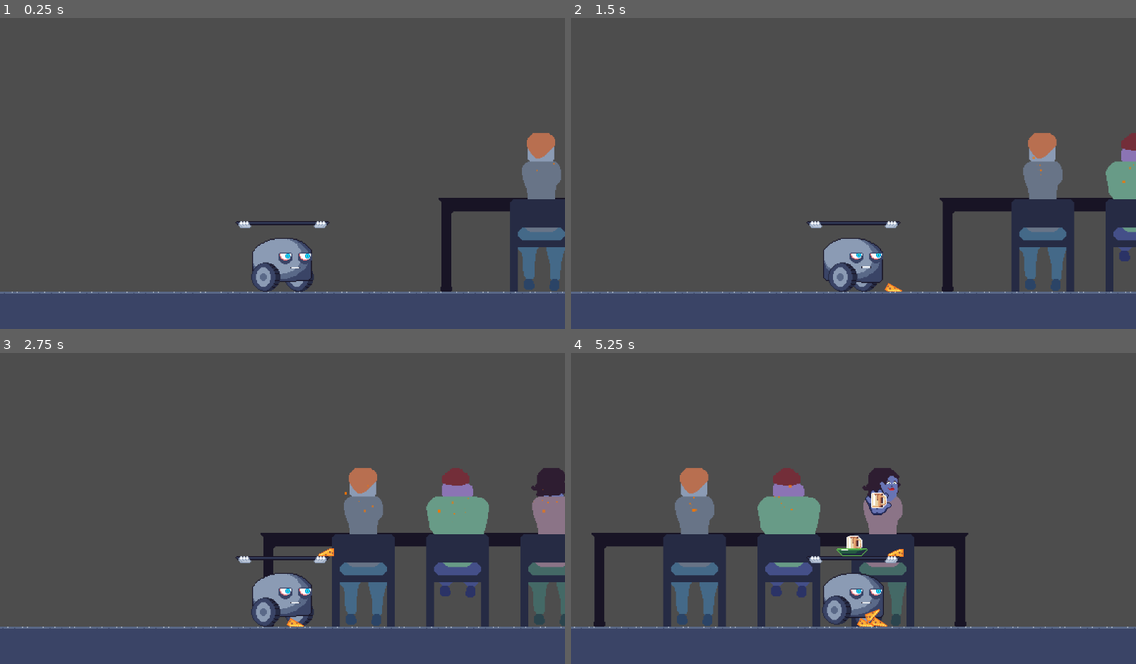
Above: before the commit, frames 1-4 (two rows, left to right).
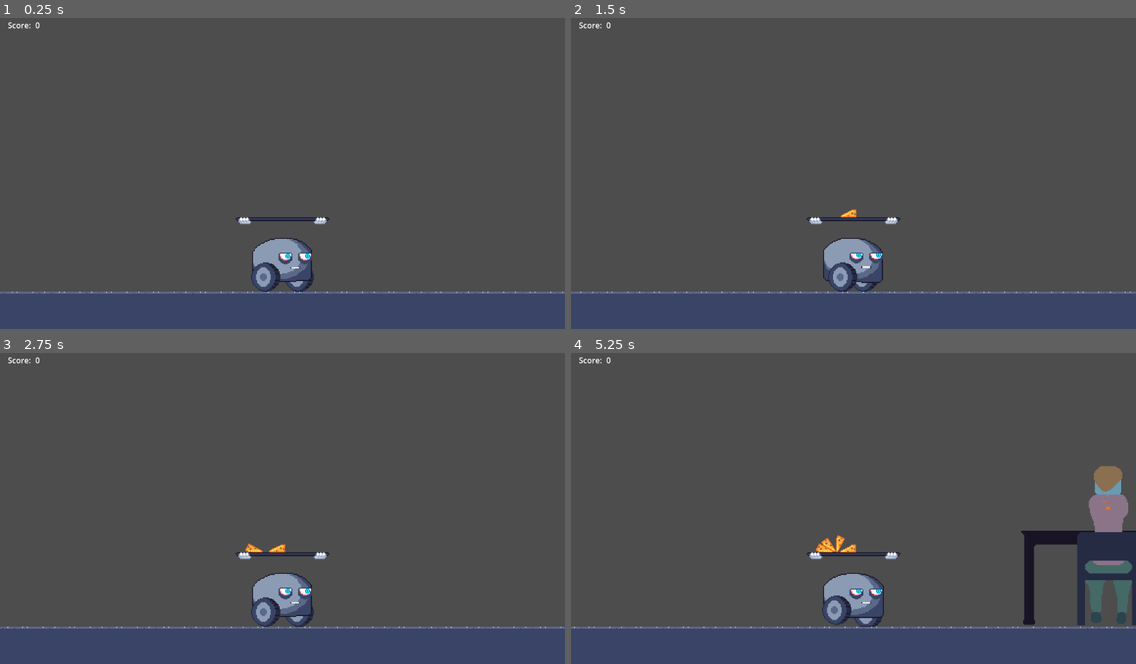
Above: after the commit, the same moments.

Repository: qntnt/alt_ctrl_jam
Game: Godot game, scene res://game_scene.tscn
Two runs of this game, one before a commit and one after it. Both use one fixed random seed, a clock stepped at 60 frames per second and the inputs below.
Inputs (mouse positions are in pixels of both pictures, inside the frame that each line leads up to):
- Up to frame 1 (0.25 s): no input
- Up to frame 2 (1.5 s): tap Enter at 0.5 s; move the mouse to (977, 154) at 0.52 s; hold Space (big_button) 0.53-1.25 s; click (977, 154) at 0.67 s; drag from (740, 185) to (1051, 291) at 1.27 s
- Up to frame 3 (2.75 s): move the mouse to (339, 436) at 2.02 s; hold Space (big_button) from 2.03 s (still down); click (339, 436) at 2.17 s
- Up to frame 4 (5.25 s): release Space (big_button) at 2.75 s; drag from (825, 567) to (1017, 626) at 2.77 s; move the mouse to (1023, 552) at 3.52 s; hold Space (big_button) 3.53-4.25 s; click (1023, 552) at 3.67 s; drag from (684, 458) to (876, 626) at 4.27 s; move the mouse to (881, 505) at 5.02 s; hold Space (big_button) from 5.03 s (still down); click (881, 505) at 5.17 s

The runs differ from the first frame. In frame 1, 4.9% of the frame differs, in the area x 1-100%, y 1-88%; in frame 2, 7.6%; in frame 3, 12%; in frame 4, 18%.

Commit message:
Set up game sections

Diff:
--- a/game_scene.gd
+++ b/game_scene.gd
@@ -2,7 +2,7 @@
 extends Node2D
 
 var score := int(0)
-@onready var score_display := $ScoreDisplay as Label
+@onready var score_display := $CanvasLayer/MarginContainer/HBoxContainer/VBoxContainer/HBoxContainer/Score as Label
 
 func _on_bucket_item_catch() -> void:
 	score += 1
--- a/game_scene.tscn
+++ b/game_scene.tscn
@@ -1,10 +1,8 @@
-[gd_scene load_steps=7 format=3 uid="uid://d2ty70dw7r0c3"]
+[gd_scene load_steps=5 format=3 uid="uid://d2ty70dw7r0c3"]
 
-[ext_resource type="PackedScene" uid="uid://cxwycg2mqpk4x" path="res://nodes/robot.tscn" id="1_bimp3"]
+[ext_resource type="PackedScene" uid="uid://cxwycg2mqpk4x" path="res://nodes/robot/robot.tscn" id="1_bimp3"]
 [ext_resource type="Script" path="res://game_scene.gd" id="1_r4g1l"]
 [ext_resource type="Texture2D" uid="uid://dha252vifu5g2" path="res://sprites/floor/floor.png" id="7_cc41g"]
-[ext_resource type="PackedScene" uid="uid://bixdt83d7rfg7" path="res://nodes/table.tscn" id="7_fg6p4"]
-[ext_resource type="PackedScene" uid="uid://cymuj54rtm5ua" path="res://nodes/bucket.tscn" id="9_68ip7"]
 
 [sub_resource type="WorldBoundaryShape2D" id="WorldBoundaryShape2D_kqn6a"]
 
@@ -13,14 +11,13 @@
 script = ExtResource("1_r4g1l")
 
 [node name="Floor" type="StaticBody2D" parent="."]
-collision_layer = 3
-collision_mask = 3
+collision_mask = 15
 
 [node name="CollisionShape2D" type="CollisionShape2D" parent="Floor"]
 shape = SubResource("WorldBoundaryShape2D_kqn6a")
 
 [node name="Robot" parent="." instance=ExtResource("1_bimp3")]
-position = Vector2(0, -29)
+position = Vector2(0, -2)
 platform_on_leave = 2
 
 [node name="Parallax2D" type="Parallax2D" parent="."]
@@ -32,19 +29,32 @@
 offset_bottom = 40.0
 texture = ExtResource("7_cc41g")
 
-[node name="Bucket" parent="." instance=ExtResource("9_68ip7")]
-position = Vector2(1530, -4)
+[node name="CanvasLayer" type="CanvasLayer" parent="."]
 
-[node name="ScoreDisplay" type="Label" parent="."]
-offset_left = 1506.0
-offset_top = 6.0
-offset_right = 1555.0
-offset_bottom = 29.0
+[node name="MarginContainer" type="MarginContainer" parent="CanvasLayer"]
+anchors_preset = 15
+anchor_right = 1.0
+anchor_bottom = 1.0
+grow_horizontal = 2
+grow_vertical = 2
+theme_override_constants/margin_left = 16
+theme_override_constants/margin_top = 16
+theme_override_constants/margin_right = 16
+theme_override_constants/margin_bottom = 6
+
+[node name="HBoxContainer" type="HBoxContainer" parent="CanvasLayer/MarginContainer"]
+layout_mode = 2
+
+[node name="VBoxContainer" type="VBoxContainer" parent="CanvasLayer/MarginContainer/HBoxContainer"]
+layout_mode = 2
+
+[node name="HBoxContainer" type="HBoxContainer" parent="CanvasLayer/MarginContainer/HBoxContainer/VBoxContainer"]
+layout_mode = 2
+
+[node name="ScoreLabel" type="Label" parent="CanvasLayer/MarginContainer/HBoxContainer/VBoxContainer/HBoxContainer"]
+layout_mode = 2
+text = "Score: "
+
+[node name="Score" type="Label" parent="CanvasLayer/MarginContainer/HBoxContainer/VBoxContainer/HBoxContainer"]
+layout_mode = 2
 text = "0"
-horizontal_alignment = 1
-
-[node name="Table" parent="." instance=ExtResource("7_fg6p4")]
-position = Vector2(210, 0)
-
-[connection signal="item_catch" from="Bucket" to="." method="_on_bucket_item_catch"]
-[connection signal="item_lost" from="Bucket" to="." method="_on_bucket_item_lost"]
--- a/nodes/bucket.gd
+++ /dev/null
@@ -1,11 +0,0 @@
-extends StaticBody2D
-
-signal item_catch
-signal item_lost
-
-
-func _on_interior_body_entered(body: Node2D) -> void:
-	item_catch.emit()
-
-func _on_interior_body_exited(body: Node2D) -> void:
-	item_lost.emit()
--- /dev/null
+++ b/nodes/bucket/bucket.gd
@@ -0,0 +1,34 @@
+extends StaticBody2D
+
+signal item_catch(item: Node2D)
+signal item_lost(item: Node2D)
+
+var counting_down := false
+var count := 5
+var items: Array[Node2D] = []
+
+@onready var countdown_label := $CountdownLabel as Label
+
+func _on_interior_body_entered(body: Node2D) -> void:
+	item_catch.emit(body)
+
+func _on_interior_body_exited(body: Node2D) -> void:
+	item_lost.emit(body)
+
+# Implicit method for robot to forward collision
+func robot_collision(robot: Robot) -> void:
+	_start_countdown()
+
+func _start_countdown() -> void:
+	if counting_down:
+		return
+	counting_down = true
+	await _tick()
+
+func _tick() -> void:
+	if count <= 1:
+		queue_free()
+	countdown_label.text = str(count)
+	await get_tree().create_timer(1.0).timeout
+	count -= 1
+	await _tick()
--- a/nodes/bucket.tscn
+++ b/nodes/bucket/bucket.tscn
@@ -1,6 +1,6 @@
 [gd_scene load_steps=3 format=3 uid="uid://cymuj54rtm5ua"]
 
-[ext_resource type="Script" path="res://nodes/bucket.gd" id="1_5ksk7"]
+[ext_resource type="Script" path="res://nodes/bucket/bucket.gd" id="1_5ksk7"]
 [ext_resource type="Texture2D" uid="uid://iapo66hbu0ph" path="res://sprites/bucket/bucket.png" id="2_xyysp"]
 
 [node name="Bucket" type="StaticBody2D"]
@@ -24,5 +24,19 @@
 position = Vector2(0, -12)
 texture = ExtResource("2_xyysp")
 
+[node name="CountdownLabel" type="Label" parent="."]
+anchors_preset = 8
+anchor_left = 0.5
+anchor_top = 0.5
+anchor_right = 0.5
+anchor_bottom = 0.5
+offset_left = -20.0
+offset_top = -63.0
+offset_right = 20.0
+offset_bottom = -40.0
+grow_horizontal = 2
+grow_vertical = 2
+horizontal_alignment = 1
+
 [connection signal="body_entered" from="interior" to="." method="_on_interior_body_entered"]
 [connection signal="body_exited" from="interior" to="." method="_on_interior_body_exited"]
--- a/nodes/robot.gd
+++ /dev/null
@@ -1,23 +0,0 @@
-class_name Robot
-extends CharacterBody2D
-
-@export var move_acceleration := 1000.0
-@export var move_speed := 100.0
-
-@onready var tray := $Tray as Tray
-@onready var music_player := $MusicPlayer as AudioStreamPlayer
-@onready var gravity: Vector2 = ProjectSettings.get_setting("physics/2d/default_gravity_vector") * ProjectSettings.get_setting("physics/2d/default_gravity")
-@onready var animation_player := $Body/AnimationPlayer as AnimationPlayer
-
-func _physics_process(delta: float) -> void:
-	velocity = velocity.move_toward(Vector2.RIGHT * move_speed + gravity, delta * move_acceleration)
-	move_and_slide()
-	music_player.pitch_scale = clampf(
-		move_toward(music_player.pitch_scale, velocity.x / move_speed, delta),
-		0.01,
-		2.0
-	)
-	if get_real_velocity().length() > 10:
-		animation_player.play('walk')
-	else:
-		animation_player.play('idle')
--- a/nodes/item_throw_controller.gd
+++ b/nodes/robot/item_throw_controller.gd
@@ -4,7 +4,7 @@
 @export var shoot_speed:float = 1000.0
 
 @onready var spawn_point := $SpawnPoint as Node2D
-@onready var cheese_scene:PackedScene = preload("res://nodes/cheese.tscn")
+@onready var cheese_scene:PackedScene = preload("res://nodes/items/cheese.tscn")
 
 
 func _on_input_controller_button_pressed() -> void:
--- /dev/null
+++ b/nodes/robot/robot.gd
@@ -0,0 +1,64 @@
+class_name Robot
+extends CharacterBody2D
+
+const sections := {
+	0: preload('res://nodes/sections/table_section.tscn'),
+	1: preload('res://nodes/sections/bucket_section.tscn'),
+}
+
+const section_transitions := {
+	0: [1],
+	1: [0],
+}
+
+@export var move_acceleration := 1000.0
+@export var move_speed := 100.0
+
+@onready var tray := $Tray as Tray
+@onready var music_player := $MusicPlayer as AudioStreamPlayer
+@onready var gravity: Vector2 = ProjectSettings.get_setting("physics/2d/default_gravity_vector") * ProjectSettings.get_setting("physics/2d/default_gravity")
+@onready var animation_player := $Body/AnimationPlayer as AnimationPlayer
+@onready var next_section_spawn_point := $NextSectionSpawnPoint as Node2D
+
+var _next_section_id := 0
+
+func _ready() -> void:
+	_spawn_next_section()
+
+func _spawn_next_section() -> void:
+	var section = sections[_next_section_id].instantiate() as BaseSection
+	NodeLocator.get_game_node().add_child.call_deferred(section)
+	section.global_position = next_section_spawn_point.global_position
+	_next_section_id = section_transitions[_next_section_id].pick_random()
+	section.done.connect(_on_section_done)
+
+func _on_section_done() -> void:
+	_spawn_next_section()
+
+func _physics_process(delta: float) -> void:
+	velocity = velocity.move_toward(Vector2.RIGHT * move_speed + gravity, delta * move_acceleration)
+	move_and_slide()
+	_update_animation()
+	_update_audio(delta)
+	_forward_collisions()
+
+func _forward_collisions() -> void:
+	for collision_id in get_slide_collision_count():
+		var collision = get_slide_collision(collision_id)
+		var collider = collision.get_collider()
+		if collider.has_method('robot_collision'):
+			collider.robot_collision(self)
+
+
+func _update_audio(delta: float) -> void:
+	music_player.pitch_scale = clampf(
+		move_toward(music_player.pitch_scale, velocity.x / move_speed, delta),
+		0.01,
+		2.0
+	)
+
+func _update_animation() -> void:
+	if get_real_velocity().length() > 10:
+		animation_player.play('walk')
+	else:
+		animation_player.play('idle')
--- a/nodes/robot.tscn
+++ b/nodes/robot/robot.tscn
@@ -1,13 +1,13 @@
 [gd_scene load_steps=14 format=3 uid="uid://cxwycg2mqpk4x"]
 
-[ext_resource type="Script" path="res://nodes/robot.gd" id="1_sd8df"]
-[ext_resource type="Script" path="res://nodes/tray.gd" id="3_ke7y6"]
+[ext_resource type="Script" path="res://nodes/robot/robot.gd" id="1_sd8df"]
+[ext_resource type="Script" path="res://nodes/robot/tray.gd" id="3_ke7y6"]
 [ext_resource type="Texture2D" uid="uid://dt7naf5bpnsh1" path="res://sprites/robot/robot_body.png" id="4_0u65a"]
 [ext_resource type="Texture2D" uid="uid://cqm386iyj4u1f" path="res://sprites/robot/tray.png" id="4_behex"]
 [ext_resource type="AudioStream" uid="uid://of18vwprr3eh" path="res://music/Labatro_shortened.wav" id="5_2oyu0"]
-[ext_resource type="Script" path="res://nodes/input_controller.gd" id="6_780db"]
-[ext_resource type="Script" path="res://nodes/gameplay_area.gd" id="7_nuw8w"]
-[ext_resource type="Script" path="res://nodes/item_throw_controller.gd" id="8_5wxah"]
+[ext_resource type="Script" path="res://nodes/robot/input_controller.gd" id="6_780db"]
+[ext_resource type="Script" path="res://nodes/robot/gameplay_area.gd" id="7_nuw8w"]
+[ext_resource type="Script" path="res://nodes/robot/item_throw_controller.gd" id="8_5wxah"]
 
 [sub_resource type="Animation" id="Animation_c5f1u"]
 length = 0.8
@@ -125,6 +125,7 @@
 size = Vector2(1024, 512)
 
 [node name="Robot" type="CharacterBody2D"]
+collision_layer = 8
 collision_mask = 3
 floor_stop_on_slope = false
 floor_constant_speed = true
@@ -133,10 +134,11 @@
 script = ExtResource("1_sd8df")
 
 [node name="Camera2D" type="Camera2D" parent="."]
-position = Vector2(0, -96)
+position = Vector2(0, -124)
 zoom = Vector2(2, 2)
 
 [node name="Body" type="Node2D" parent="."]
+position = Vector2(0, -28)
 
 [node name="AnimationPlayer" type="AnimationPlayer" parent="Body"]
 libraries = {
@@ -150,7 +152,8 @@
 region_rect = Rect2(0, 0, 64, 56)
 
 [node name="Tray" type="CharacterBody2D" parent="."]
-position = Vector2(0, -32)
+position = Vector2(0, -60)
+collision_mask = 9
 motion_mode = 1
 script = ExtResource("3_ke7y6")
 
@@ -163,6 +166,7 @@
 region_rect = Rect2(0, 0, 64, 56)
 
 [node name="CollisionPolygon2D" type="CollisionPolygon2D" parent="."]
+position = Vector2(0, -28)
 polygon = PackedVector2Array(0, 28, 30, 0, 30, -15, 17, -25, 0, -27, -18, -24, -31, -13, -31, 0)
 
 [node name="MusicPlayer" type="AudioStreamPlayer" parent="."]
@@ -175,6 +179,7 @@
 script = ExtResource("6_780db")
 
 [node name="GameplayArea" type="Area2D" parent="."]
+position = Vector2(0, -28)
 script = ExtResource("7_nuw8w")
 
 [node name="CollisionShape2D" type="CollisionShape2D" parent="GameplayArea"]
@@ -183,12 +188,16 @@
 debug_color = Color(0, 0.6, 0.701961, 0)
 
 [node name="ItemThrowController" type="Node2D" parent="." node_paths=PackedStringArray("shoot_target")]
+position = Vector2(0, -28)
 script = ExtResource("8_5wxah")
 shoot_target = NodePath("..")
 shoot_speed = 3000.0
 
 [node name="SpawnPoint" type="Node2D" parent="ItemThrowController"]
-position = Vector2(322, -290)
+position = Vector2(0, -290)
+
+[node name="NextSectionSpawnPoint" type="Node2D" parent="."]
+position = Vector2(600, 0)
 
 [connection signal="button_pressed" from="InputController" to="ItemThrowController" method="_on_input_controller_button_pressed"]
 [connection signal="left_hand_input_changed" from="InputController" to="Tray" method="_on_input_controller_left_hand_input_changed"]
--- a/nodes/tray.gd
+++ b/nodes/robot/tray.gd
@@ -1,7 +1,7 @@
 class_name Tray
 extends CharacterBody2D
 
-const TRAY_Y := -40
+const TRAY_Y := -72
 
 var _target_left_hand_position := Vector2(-24, TRAY_Y)
 var _target_right_hand_position := Vector2(24, TRAY_Y)
--- /dev/null
+++ b/nodes/sections/base_section.gd
@@ -0,0 +1,10 @@
+class_name BaseSection
+extends Area2D
+
+# Right click me, and select "New Inherited Scene"
+
+signal done()
+
+func _on_body_exited(body: Node2D) -> void:
+	if body is Robot:
+		done.emit()
--- /dev/null
+++ b/nodes/sections/base_section.tscn
@@ -0,0 +1,15 @@
+[gd_scene load_steps=3 format=3 uid="uid://d3423fnralqub"]
+
+[ext_resource type="Script" path="res://nodes/sections/base_section.gd" id="1_r4klm"]
+
+[sub_resource type="RectangleShape2D" id="RectangleShape2D_5y1h7"]
+
+[node name="BaseSection" type="Area2D"]
+collision_layer = 16
+collision_mask = 8
+script = ExtResource("1_r4klm")
+
+[node name="CollisionShape2D" type="CollisionShape2D" parent="."]
+shape = SubResource("RectangleShape2D_5y1h7")
+
+[connection signal="body_exited" from="." to="." method="_on_body_exited"]
--- /dev/null
+++ b/nodes/sections/bucket_section.tscn
@@ -0,0 +1,21 @@
+[gd_scene load_steps=4 format=3 uid="uid://bdt0aedejwrjx"]
+
+[ext_resource type="Script" path="res://nodes/sections/base_section.gd" id="1_8672s"]
+[ext_resource type="PackedScene" uid="uid://cymuj54rtm5ua" path="res://nodes/bucket/bucket.tscn" id="2_n2vy2"]
+
+[sub_resource type="RectangleShape2D" id="RectangleShape2D_3lg7k"]
+size = Vector2(160, 160)
+
+[node name="BucketSection" type="Area2D"]
+collision_layer = 16
+collision_mask = 8
+script = ExtResource("1_8672s")
+
+[node name="CollisionShape2D" type="CollisionShape2D" parent="."]
+position = Vector2(0, -80)
+shape = SubResource("RectangleShape2D_3lg7k")
+
+[node name="Bucket" parent="." instance=ExtResource("2_n2vy2")]
+position = Vector2(0, -4)
+
+[connection signal="body_exited" from="." to="." method="_on_body_exited"]
--- /dev/null
+++ b/nodes/sections/table_section.gd
@@ -0,0 +1,14 @@
+extends BaseSection
+
+@onready var collision_shape := $CollisionShape2D as CollisionShape2D
+@onready var shape := collision_shape.shape as RectangleShape2D
+@onready var table := $Table as Table
+
+func _ready() -> void:
+	shape.size = table.shape.size
+	collision_shape.position = table.collision_shape.position
+
+
+func _on_body_exited(body: Node2D) -> void:
+	if body is Robot:
+		done.emit()
--- /dev/null
+++ b/nodes/sections/table_section.tscn
@@ -0,0 +1,18 @@
+[gd_scene load_steps=4 format=3 uid="uid://ey8xwc8x0pb8"]
+
+[ext_resource type="PackedScene" uid="uid://bixdt83d7rfg7" path="res://nodes/table/table.tscn" id="1_80fxr"]
+[ext_resource type="Script" path="res://nodes/sections/table_section.gd" id="1_it2pn"]
+
+[sub_resource type="RectangleShape2D" id="RectangleShape2D_2sage"]
+
+[node name="TableSection" type="Area2D"]
+collision_layer = 16
+collision_mask = 8
+script = ExtResource("1_it2pn")
+
+[node name="CollisionShape2D" type="CollisionShape2D" parent="."]
+shape = SubResource("RectangleShape2D_2sage")
+
+[node name="Table" parent="." instance=ExtResource("1_80fxr")]
+
+[connection signal="body_exited" from="." to="." method="_on_body_exited"]
--- a/nodes/diner.tscn
+++ b/nodes/table/diner.tscn
@@ -1,6 +1,6 @@
 [gd_scene load_steps=12 format=3 uid="uid://b7m2xplvp6l36"]
 
-[ext_resource type="Script" path="res://nodes/diner.gd" id="1_12kp2"]
+[ext_resource type="Script" path="res://nodes/table/diner.gd" id="1_12kp2"]
 [ext_resource type="Texture2D" uid="uid://cvvfexb0608e0" path="res://sprites/diners/head_back_1.png" id="2_hvucl"]
 [ext_resource type="Texture2D" uid="uid://cddq83ex3xeyk" path="res://sprites/diners/legs_1.png" id="3_3rkof"]
 [ext_resource type="Texture2D" uid="uid://rc0rkdaa5e05" path="res://sprites/diners/torso_1.png" id="4_fud08"]
@@ -22,6 +22,7 @@
 [node name="Diner" type="Area2D"]
 z_index = -100
 collision_layer = 0
+collision_mask = 8
 script = ExtResource("1_12kp2")
 
 [node name="CollisionShape2D" type="CollisionShape2D" parent="."]
--- a/nodes/table.gd
+++ b/nodes/table/table.gd
@@ -1,18 +1,25 @@
+class_name Table
 extends Node2D
 
-var diner_scene: PackedScene = preload("res://nodes/diner.tscn")
+var diner_scene: PackedScene = preload("res://nodes/table/diner.tscn")
 
-@export var min_diners := 1
-@export var max_diners := 10
+@export var min_diners := 4
+@export var max_diners := 15
 @export var size_distribution := Curve.new()
 @export var x_separation := 48
 
 @onready var diner_count := _rand_size()
 @onready var nine_patch_rect := $NinePatchRect as NinePatchRect
+@onready var collision_shape := $CollisionShape2D as CollisionShape2D
+@onready var shape := collision_shape.shape as RectangleShape2D
 
 func _ready() -> void:
-	var x_offset = nine_patch_rect.size.x / 2
 	nine_patch_rect.size.x = nine_patch_rect.size.x + (diner_count * (x_separation * 2))
+	shape.size.x = nine_patch_rect.size.x
+	collision_shape.position.x = shape.size.x / 2
+	nine_patch_rect.position.x = collision_shape.position.x - shape.size.x / 2
+
+	var x_offset = 48 + 32
 	for i in diner_count:
 		var diner = diner_scene.instantiate() as Node2D
 		add_child(diner)
--- a/nodes/table.tscn
+++ b/nodes/table/table.tscn
@@ -1,6 +1,6 @@
-[gd_scene load_steps=4 format=3 uid="uid://bixdt83d7rfg7"]
+[gd_scene load_steps=5 format=3 uid="uid://bixdt83d7rfg7"]
 
-[ext_resource type="Script" path="res://nodes/table.gd" id="1_vub8g"]
+[ext_resource type="Script" path="res://nodes/table/table.gd" id="1_vub8g"]
 [ext_resource type="Texture2D" uid="uid://bjhax85cin7n8" path="res://sprites/table/table.png" id="2_tuwlt"]
 
 [sub_resource type="Curve" id="Curve_u8nep"]
@@ -9,7 +9,12 @@
 metadata/_snap_enabled = true
 metadata/_snap_count = 50
 
-[node name="Table" type="Node2D"]
+[sub_resource type="RectangleShape2D" id="RectangleShape2D_h2q13"]
+size = Vector2(96, 320)
+
+[node name="Table" type="Area2D"]
+collision_layer = 16
+collision_mask = 8
 script = ExtResource("1_vub8g")
 size_distribution = SubResource("Curve_u8nep")
 
@@ -30,3 +35,7 @@
 patch_margin_top = 16
 patch_margin_right = 16
 patch_margin_bottom = 16
+
+[node name="CollisionShape2D" type="CollisionShape2D" parent="."]
+position = Vector2(0, -160)
+shape = SubResource("RectangleShape2D_h2q13")
--- a/project.godot
+++ b/project.godot
@@ -70,6 +70,8 @@
 2d_physics/layer_1="default"
 2d_physics/layer_2="bucket"
 2d_physics/layer_3="items"
+2d_physics/layer_4="player_body"
+2d_physics/layer_5="game_section"
 
 [rendering]
 
--- a/utils/item_db.gd
+++ b/utils/item_db.gd
@@ -1,11 +1,11 @@
 extends Node
 
 var _items = {
-	'cheese': preload("res://nodes/cheese.tscn"),
-	'large_bowl': preload("res://nodes/large_bowl.tscn"),
-	'small_plate': preload('res://nodes/small_plate.tscn'),
-	'large_plate': preload('res://nodes/large_plate.tscn'),
-	'mug': preload('res://nodes/mug.tscn'),
+	'cheese': preload("res://nodes/items/cheese.tscn"),
+	'large_bowl': preload("res://nodes/items/large_bowl.tscn"),
+	'small_plate': preload('res://nodes/items/small_plate.tscn'),
+	'large_plate': preload('res://nodes/items/large_plate.tscn'),
+	'mug': preload('res://nodes/items/mug.tscn'),
 }
 
 func instantiate_item(id: String) -> RigidBody2D:
@@ -14,10 +14,8 @@
 	item.can_sleep = false
 	item.collision_layer = 0
 	item.set_collision_layer_value(3, true)
-	item.collision_mask = 0
-	item.set_collision_mask_value(1, true)
-	item.set_collision_mask_value(2, true)
-	item.set_collision_mask_value(3, true)
+	for i in range(1, 32):
+		item.set_collision_mask_value(i, true)
 	return item
 
 func instantiate_random_item() -> RigidBody2D:
Not shown: 2 places in nodes/items/cheese.tscn that only renumber resources
Not shown: 2 places in nodes/items/large_bowl.tscn that only renumber resources
Not shown: 2 places in nodes/items/large_plate.tscn that only renumber resources
Not shown: 2 places in nodes/items/mug.tscn that only renumber resources
Not shown: 2 places in nodes/items/small_plate.tscn that only renumber resources
Renamed: nodes/gameplay_area.gd -> nodes/robot/gameplay_area.gd
Renamed: nodes/input_controller.gd -> nodes/robot/input_controller.gd
Renamed: nodes/diner.gd -> nodes/table/diner.gd
